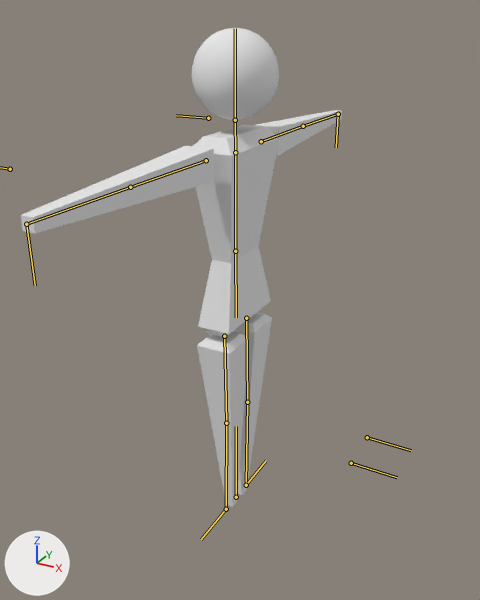
An edit to the Blender file 3DGameAssets/Player.blend, drawn before and after from the same camera.
Camera for both pictures: a camera (50 mm lens) standing at (0.425, -0.761, 0.735) and looking at (0.025, -0.034, 0.372). Arrows for +X, +Y and +Z are at lower left; the lights stay in place. The bones that bend it are drawn over the model as lines.

Names of what the first picture shows: 'Player_Mesh'.
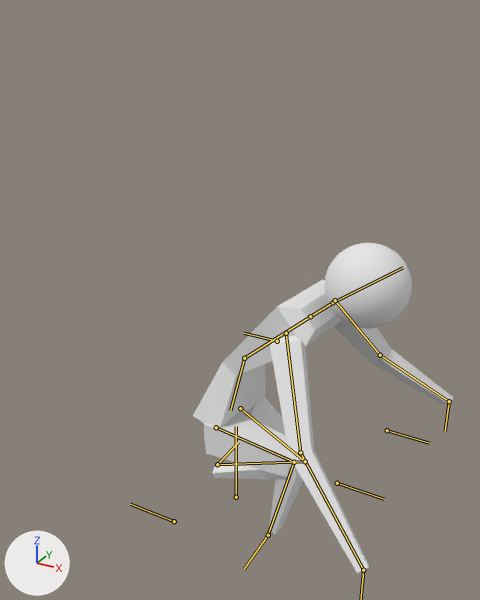
The newer file adds an action. The first version stands in its rest pose; the second is drawn at frame 0 of the action 'P_Pickup'.

Where the change shows, as pixel boxes [x1, y1, x2, y2] in the pictures (480 x 600 px):
'Player_Mesh', posed (19% narrower, 31% shorter): before [21, 28, 342, 507]; after [193, 243, 453, 573]
bone 'Torso', root to tip: before (235, 251) to (235, 152); after (244, 358) to (310, 316)
bone 'Head', root to tip: before (235, 120) to (235, 28); after (333, 302) to (403, 267)
bone 'Hips', root to tip: before (235, 251) to (236, 317); after (244, 358) to (230, 410)
bone 'RKnee', root to tip: before (351, 463) to (397, 477); after (337, 483) to (384, 499)
bone 'RFootIK', root to tip: before (226, 509) to (201, 539); after (268, 535) to (244, 569)
bone 'LKnee', root to tip: before (367, 437) to (411, 450); after (387, 430) to (429, 443)
bone 'LFootIK', root to tip: before (246, 485) to (266, 460); after (217, 464) to (238, 442)
bone 'LHandIK', root to tip: before (338, 114) to (336, 147); after (449, 401) to (445, 431)
bone 'LElbow', root to tip: before (208, 118) to (176, 115); after (277, 341) to (244, 333)

What the commit changed:
Bone 'Torso' (bone_torso) moves from (0.0, 0.0, 0.0) to (0.015, -0.164, 0.0).
Bone 'Torso' (bone_torso) turns from (0, 0, 0) to (0, -5, -48) degrees about its own x, y and z.
Bone 'Head' (bone_head) turns from (0, 0, 0) to (-1, 6, -5) degrees about its own x, y and z.
Bone 'Hips' (bone_hips) turns from (0, 0, 0) to (2, 2, -34) degrees about its own x, y and z.
Bone 'RKnee' (bone_rknee) moves from (0.0, 0.0, 0.0) to (0.043, -0.004, -0.005).
Bone 'RFootIK' (bone_rfootik) moves from (0.0, 0.0, 0.0) to (-0.084, 0.02, 0.0).
Bone 'RHandIK' (bone_rhandik) moves from (0.0, 0.0, 0.0) to (0.274, 0.413, 0.172).
Bone 'RElbow' (bone_relbow) moves from (0.0, 0.0, 0.0) to (-0.019, -0.22, -0.407).
Bone 'LKnee' (bone_lknee) moves from (0.0, 0.0, 0.0) to (-0.049, 0.015, -0.013).
Bone 'LFootIK' (bone_lfootik) moves from (0.0, 0.0, 0.0) to (0.0, 0.024, -0.07).
Bone 'LHandIK' (bone_lhandik) moves from (0.0, 0.0, 0.0) to (0.278, 0.414, -0.158).
Bone 'LElbow' (bone_lelbow) moves from (0.0, 0.0, 0.0) to (-0.034, -0.153, -0.368).
